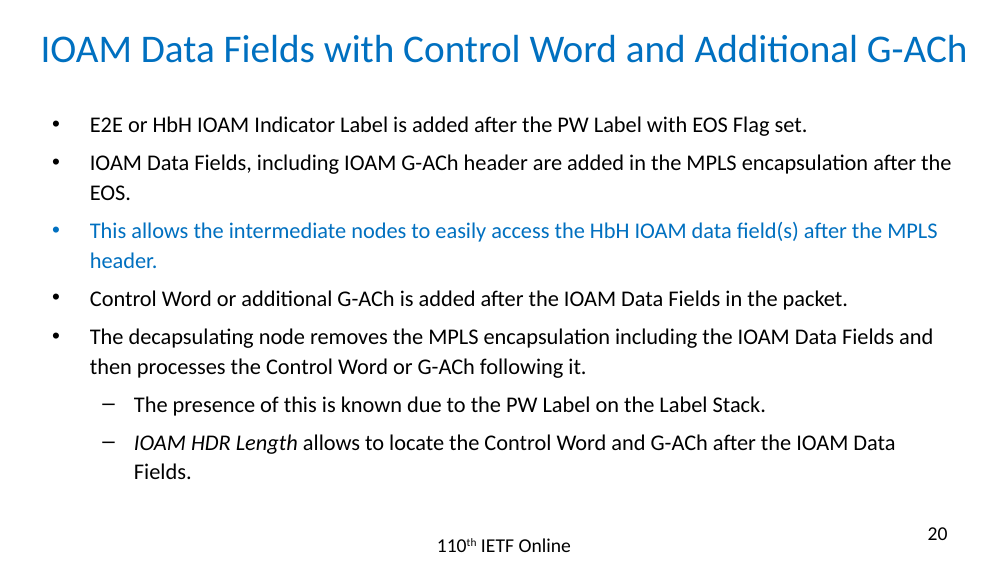
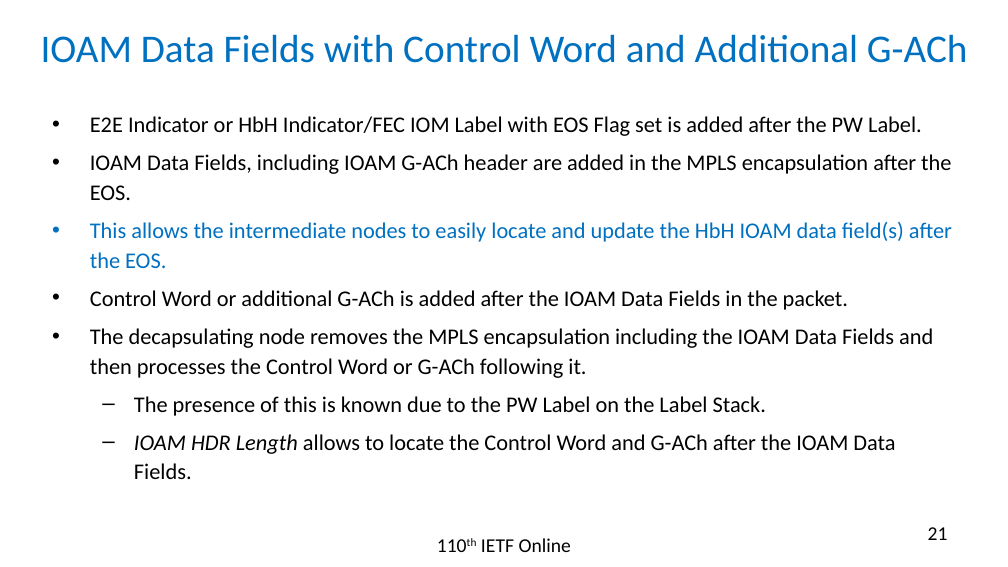
Before and after one commit to rakgandhi/ietf-slides, a slide deck: slide 21 of draft-gandhi-mpls-ioam-sr-06.pptx (slide 20 before the commit). Drawn at 1008x567 pixels with LibreOffice and Linux fonts; fonts in the diff are those of the drawing. Boxes give left, top, right and bottom in pixels: in the first picture for what was removed or moved away, otherwise in the second. Text is boxed around its words. In the diff, an @@ line names an element or a change of style, - is before the commit and + after.

```diff
--- a/draft-gandhi-mpls-ioam-sr-06.pptx
+++ b/draft-gandhi-mpls-ioam-sr-06.pptx
@@ text at [90, 116, 922, 136]: text changed @@
-• E2E or HbH IOAM Indicator Label is added after the PW Label with EOS Flag set.
+• E2E Indicator or HbH Indicator/FEC IOM Label with EOS Flag set is added after the PW Label.
@@ text at [90, 222, 952, 268]: text changed @@
-• This allows the intermediate nodes to easily access the HbH IOAM data field(s) after the MPLS header.
+• This allows the intermediate nodes to easily locate and update the HbH IOAM data field(s) after the EOS.
@@ page number at [928, 527, 948, 540]: text changed @@
-20
+21
```
Also in this commit, not shown: 5 other slides changed, 1 slide added, 1 other file.
